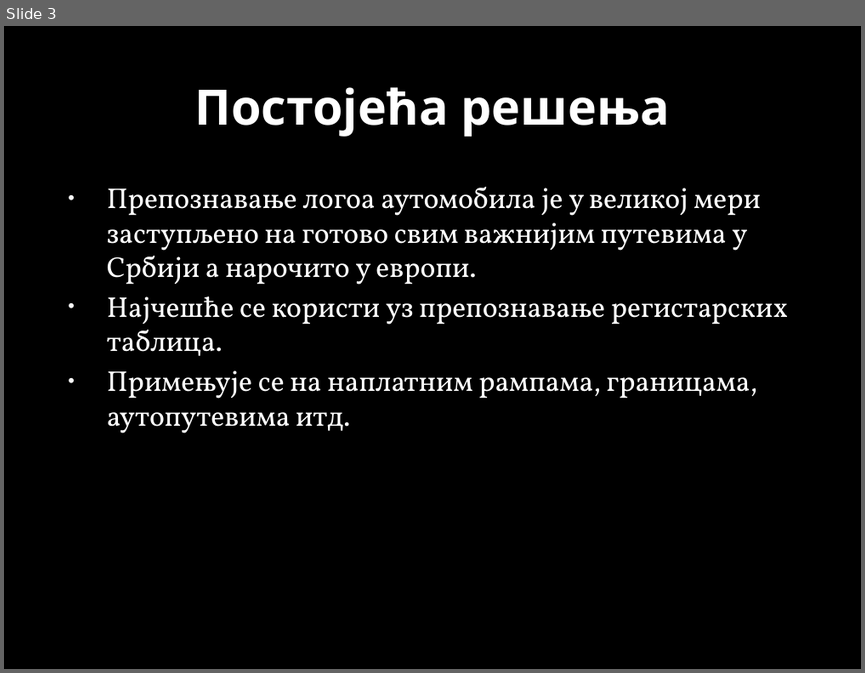
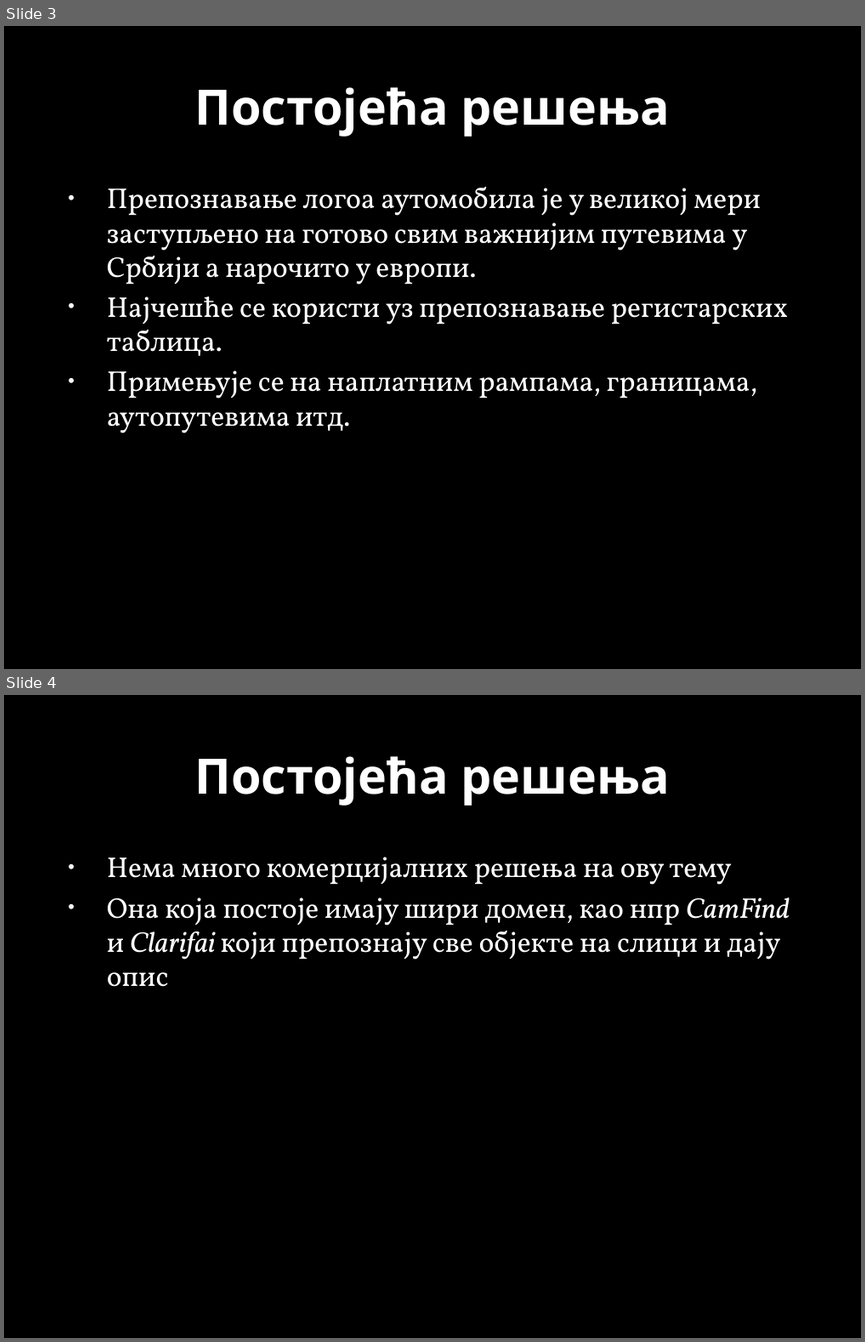
Before and after one commit to MarkoSavija/projekat_Soft_Computing, a slide deck: Car Logo Tracker.pptx. Shown one above the other, each under a label of ours: slide 3 before the commit, slides 3 and 4 after it. The pictures are 865x673 and 865x1342 pixels, drawn with LibreOffice and Linux fonts; fonts in the diff are those of the drawing; background and template pictures are left out. Boxes give left, top, right and bottom in pixels: in the first picture for what was removed or moved away, otherwise in the second. Text is boxed around its words. In the diff, an @@ line names an element or a change of style, - is before the commit and + after.

```diff
--- a/Car Logo Tracker.pptx
+++ b/Car Logo Tracker.pptx
@@ slide 4 added at (4, 695, 861, 1338), background picture (left out) @@
@@ title added at (194, 756, 670, 805), 41 pt, text #FFFFFF, bold @@
+Постојећа решења
@@ text added at (107, 857, 789, 987), 24 pt, text #FFFFFF @@
+• Нема много комерцијалних решења на ову тему
+• Она која постоје имају шири домен, као нпр CamFind и Clarifai који препознају све објекте на слици и дају опис
```
Also in this commit, not shown: 6 slides changed, 13 other slides added, 3 slides removed, 12 other files.
